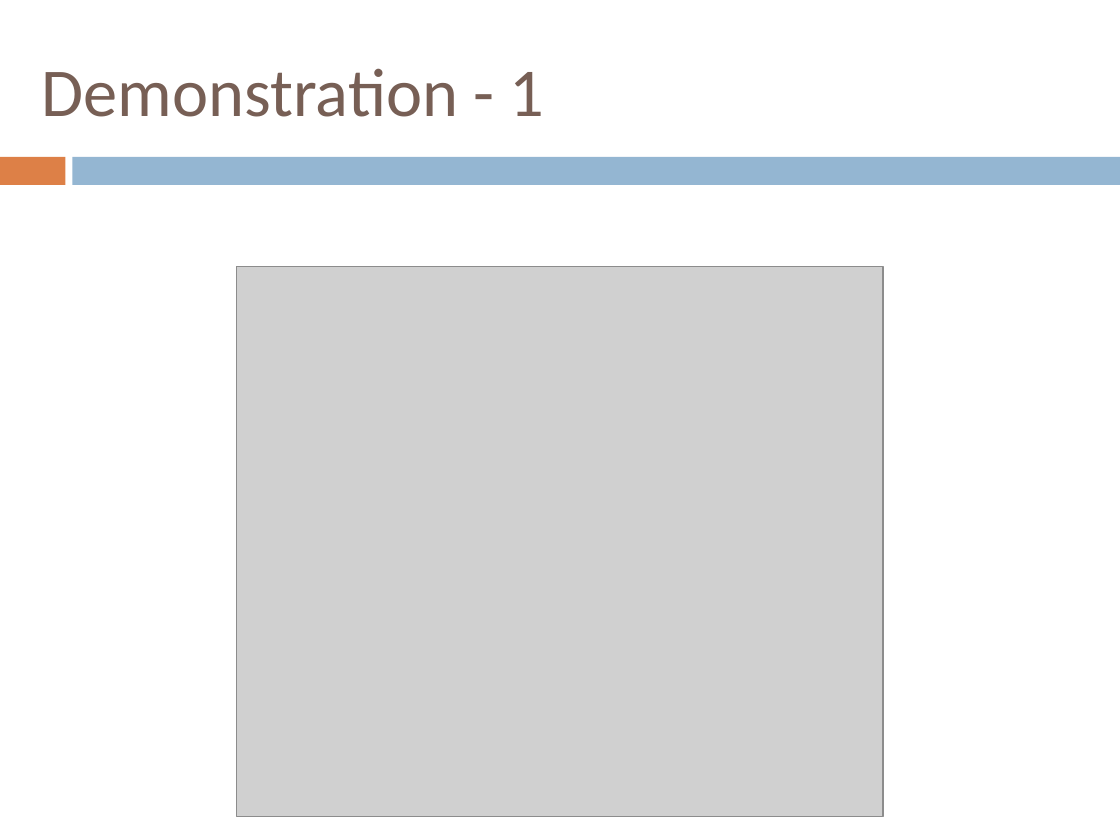
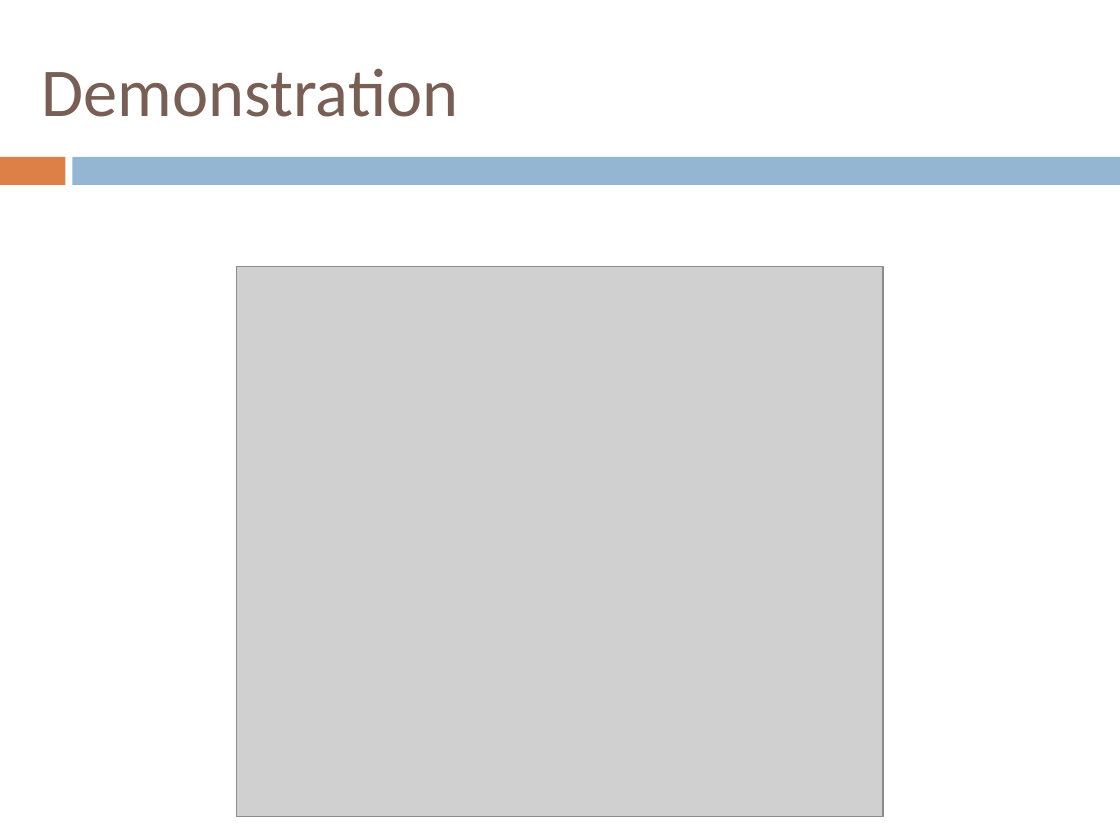
Before and after one commit to henrikklarup/sw402a, a slide deck: slide 27 of Project/præsentation/lasse.pptx. Drawn at 1120x840 pixels with LibreOffice and Linux fonts; fonts in the diff are those of the drawing; grey boxes stand for pictures. Boxes give left, top, right and bottom in pixels: in the first picture for what was removed or moved away, otherwise in the second. Text is boxed around its words. In the diff, an @@ line names an element or a change of style, - is before the commit and + after.

```diff
--- a/Project/præsentation/lasse.pptx
+++ b/Project/præsentation/lasse.pptx
@@ title at (42,68,458,117): text changed @@
-Demonstration - 1
+Demonstration
```
Also in this commit, not shown: 3 other slides changed.
